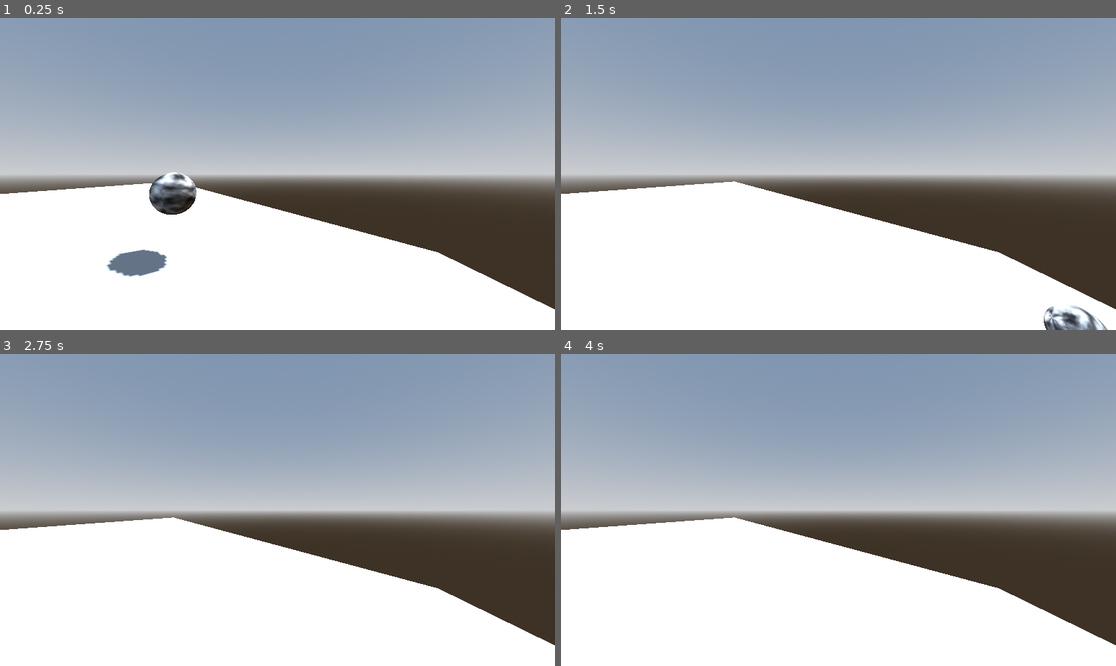
Above: before the commit, frames 1-4 (two rows, left to right).
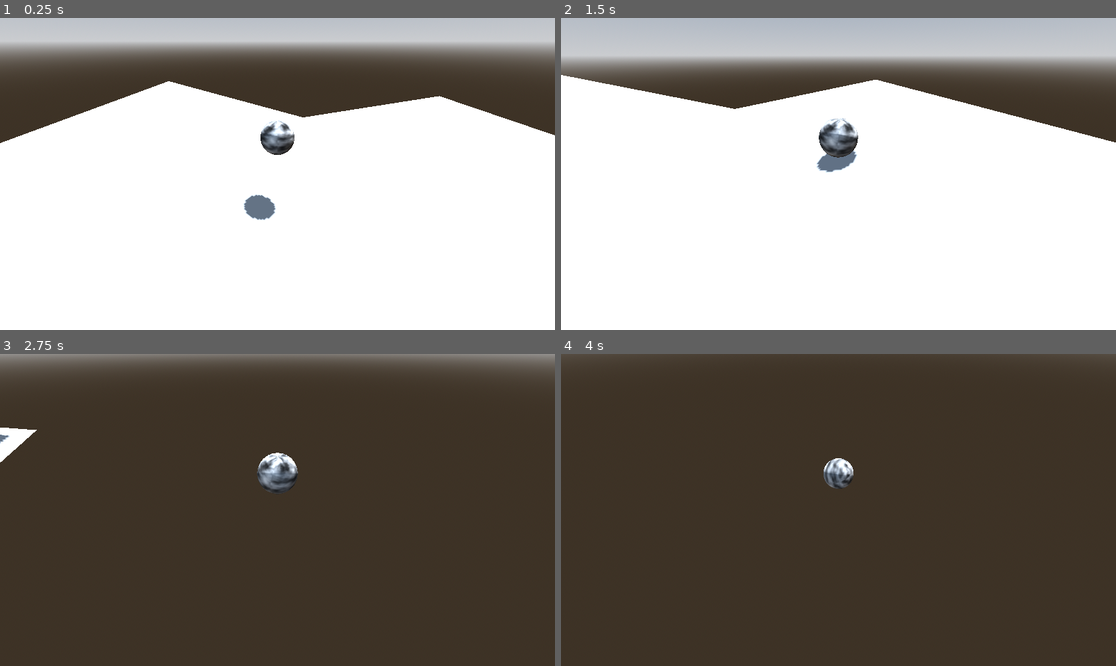
Above: after the commit, the same moments.

Repository: markusrf/gamejam-2025-11
Game: Godot game, scene res://test_level.tscn
Same seed, same stepped clock (60 frames per second), same inputs: the game is played once before the commit and once after it. Before the commit the project has no main scene; this scene is started directly in both runs.
Inputs:
- Up to frame 1 (0.25 s): no input
- Up to frame 2 (1.5 s): hold D (move_right) 0.53-1.28 s; hold S (move_back) from 1.28 s (still down)
- Up to frame 3 (2.75 s): release S (move_back) at 2.03 s; hold D (move_right) from 2.03 s (still down)
- Up to frame 4 (4 s): release D (move_right) at 2.78 s; hold W (move_forward) 2.78-3.53 s; hold A (move_left) from 3.53 s (still down)

The runs differ from the first frame. In frame 1, 67% of the frame differs, in the area x 0-100%, y 0-94%; in frame 2, 66%; in frame 3, 90%; in frame 4, 90%, in the area x 0-100%, y 0-100%.

Commit message:
big brother is watching

Diff:
--- /dev/null
+++ b/game-jam-full-circle/camera_rig.gd
@@ -0,0 +1,25 @@
+extends Node3D
+
+@export var target: Node3D
+@export var follow_speed: float = 8.0
+@export var offset: Vector3 = Vector3(0, 4, 10)
+
+func _physics_process(delta: float) -> void:
+	if(target == null):
+		return
+
+	var desired_position = target.global_transform.origin + offset
+
+	#global_transform.origin = desired_position
+	global_transform.origin = global_transform.origin.lerp(desired_position, follow_speed * delta)
+
+	look_at(target.global_transform.origin, Vector3.UP)
+
+# Called when the node enters the scene tree for the first time.
+func _ready() -> void:
+	pass # Replace with function body.
+
+
+# Called every frame. 'delta' is the elapsed time since the previous frame.
+func _process(delta: float) -> void:
+	pass
--- /dev/null
+++ b/game-jam-full-circle/player.tscn
@@ -0,0 +1,17 @@
+[gd_scene load_steps=3 format=3 uid="uid://h1wklqb34osx"]
+
+[ext_resource type="PackedScene" uid="uid://bxy6c7rmssnpy" path="res://frog.tscn" id="1_bk5nh"]
+[ext_resource type="Script" uid="uid://bssh2lyga363e" path="res://camera_rig.gd" id="2_4idhk"]
+
+[node name="Player" type="Node3D"]
+
+[node name="Ball" parent="." instance=ExtResource("1_bk5nh")]
+
+[node name="CameraRig" type="Node3D" parent="." node_paths=PackedStringArray("target")]
+transform = Transform3D(1, 0, 0, 0, 0.9053466, 0.42467353, 0, -0.42467353, 0.9053466, 0, 4, 10)
+script = ExtResource("2_4idhk")
+target = NodePath("../Ball")
+offset = Vector3(0, 2, 5)
+
+[node name="Camera3D" type="Camera3D" parent="CameraRig"]
+transform = Transform3D(1, 0, 0, 0, 0.98456436, 0.17502306, 0, -0.17502306, 0.98456436, 0, 0, 0)
--- a/game-jam-full-circle/project.godot
+++ b/game-jam-full-circle/project.godot
@@ -11,6 +11,7 @@
 [application]
 
 config/name="game-jam-full-circle"
+run/main_scene="uid://bsewb6k4ttv85"
 config/features=PackedStringArray("4.5", "GL Compatibility")
 config/icon="res://icon.svg"
 
--- a/game-jam-full-circle/test_level.tscn
+++ b/game-jam-full-circle/test_level.tscn
@@ -1,6 +1,6 @@
 [gd_scene load_steps=8 format=3 uid="uid://bsewb6k4ttv85"]
 
-[ext_resource type="PackedScene" uid="uid://bxy6c7rmssnpy" path="res://frog.tscn" id="1_gojnm"]
+[ext_resource type="PackedScene" uid="uid://h1wklqb34osx" path="res://player.tscn" id="1_gojnm"]
 
 [sub_resource type="ProceduralSkyMaterial" id="ProceduralSkyMaterial_gojnm"]
 sky_horizon_color = Color(0.66224277, 0.6717428, 0.6867428, 1)
@@ -24,6 +24,9 @@
 
 [node name="TestLevel" type="Node3D"]
 
+[node name="Player" parent="." instance=ExtResource("1_gojnm")]
+transform = Transform3D(1, 0, 0, 0, 1, 0, 0, 0, 1, -1.979944, 2.854007, 0)
+
 [node name="DirectionalLight3D" type="DirectionalLight3D" parent="."]
 transform = Transform3D(-0.8660254, -0.43301278, 0.25, 0, 0.49999997, 0.86602545, -0.50000006, 0.75, -0.43301266, 0, 0, 0)
 shadow_enabled = true
@@ -41,8 +44,12 @@
 [node name="CollisionShape3D" type="CollisionShape3D" parent="StaticBody3D"]
 shape = SubResource("ConcavePolygonShape3D_f7g2b")
 
-[node name="Ball" parent="." instance=ExtResource("1_gojnm")]
-transform = Transform3D(1, 0, 0, 0, 1, 0, 0, 0, 1, -4.539173, 2.9577413, 0)
+[node name="Plane" type="StaticBody3D" parent="."]
+transform = Transform3D(0.98740005, -0.15824424, 0, 0.15824424, 0.98740005, 0, 0, 0, 1, 0, 0, 0)
+physics_material_override = SubResource("PhysicsMaterial_gojnm")
 
-[node name="Camera3D" type="Camera3D" parent="."]
-transform = Transform3D(1, 0, 0, 0, 1, 0, 0, 0, 1, -2.0724156, 3.1371717, 4.838012)
+[node name="MeshInstance3D" type="MeshInstance3D" parent="Plane"]
+mesh = SubResource("PlaneMesh_1c2mv")
+
+[node name="CollisionShape3D" type="CollisionShape3D" parent="Plane"]
+shape = SubResource("ConcavePolygonShape3D_f7g2b")
Not shown, added: game-jam-full-circle/camera_rig.gd.uid
